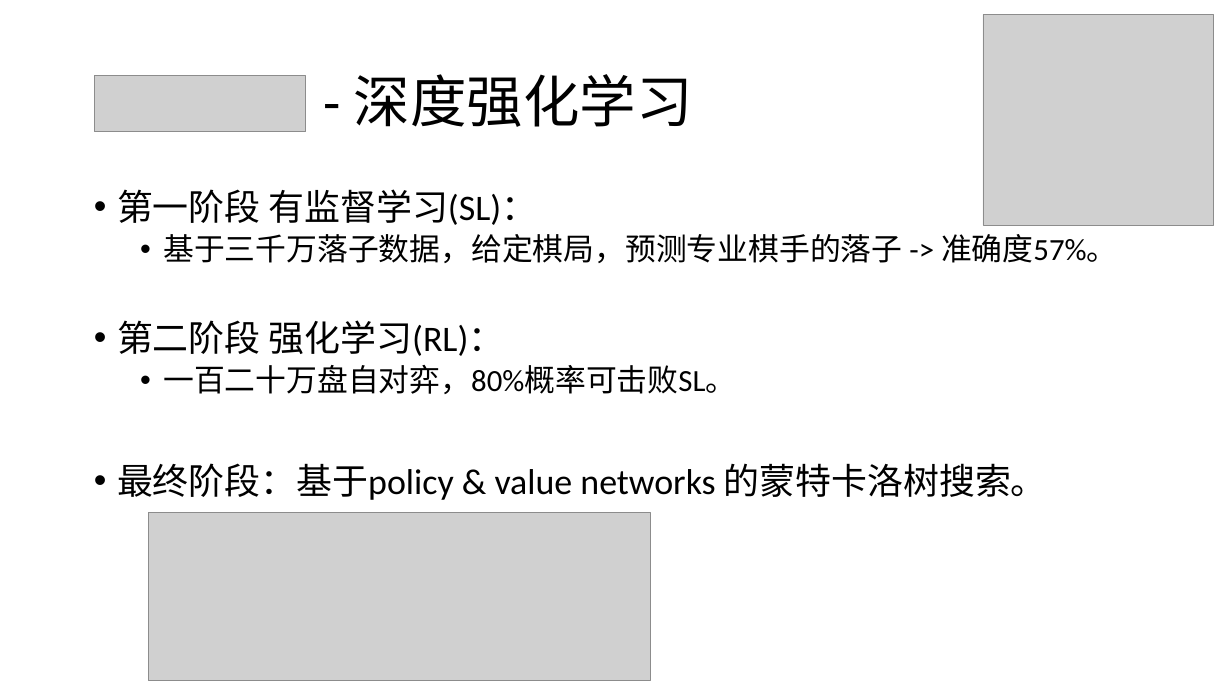
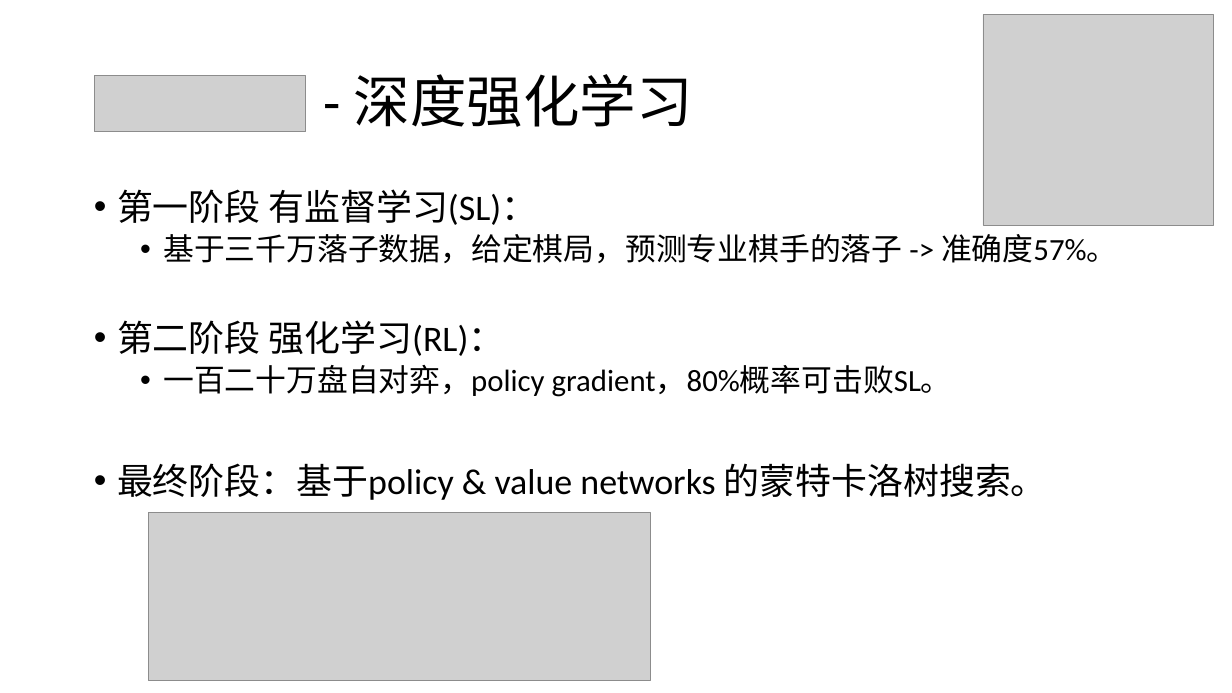
Before and after one commit to foamliu/Learning-DL, a slide deck: slide 7 of rl/RL.pptx (slide 6 before the commit). Drawn at 1232x693 pixels with LibreOffice and Linux fonts; fonts in the diff are those of the drawing; grey boxes stand for pictures. Boxes give left, top, right and bottom in pixels: in the first picture for what was removed or moved away, otherwise in the second. Text is boxed around its words. In the diff, an @@ line names an element or a change of style, - is before the commit and + after.

```diff
--- a/rl/RL.pptx
+++ b/rl/RL.pptx
@@ text at [163, 365, 952, 397]: text changed @@
-  • 一百二十万盘自对弈，80%概率可击败SL。
+  • 一百二十万盘自对弈，policy gradient，80%概率可击败SL。
```
Also in this commit, not shown: 1 other slide changed, 1 slide added.
